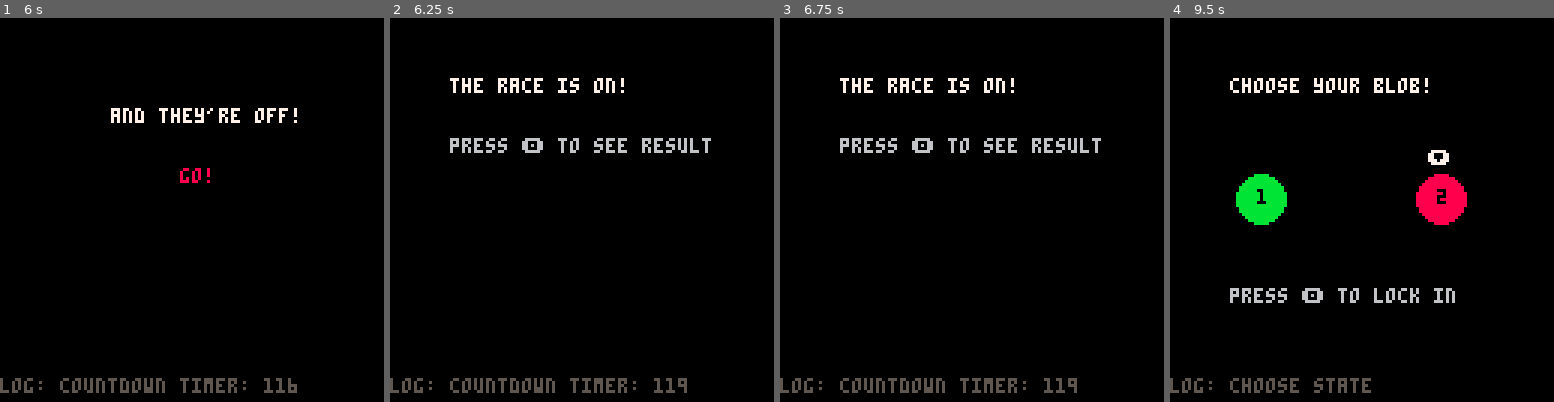
Above: before the commit, frames 1-4 (left to right).
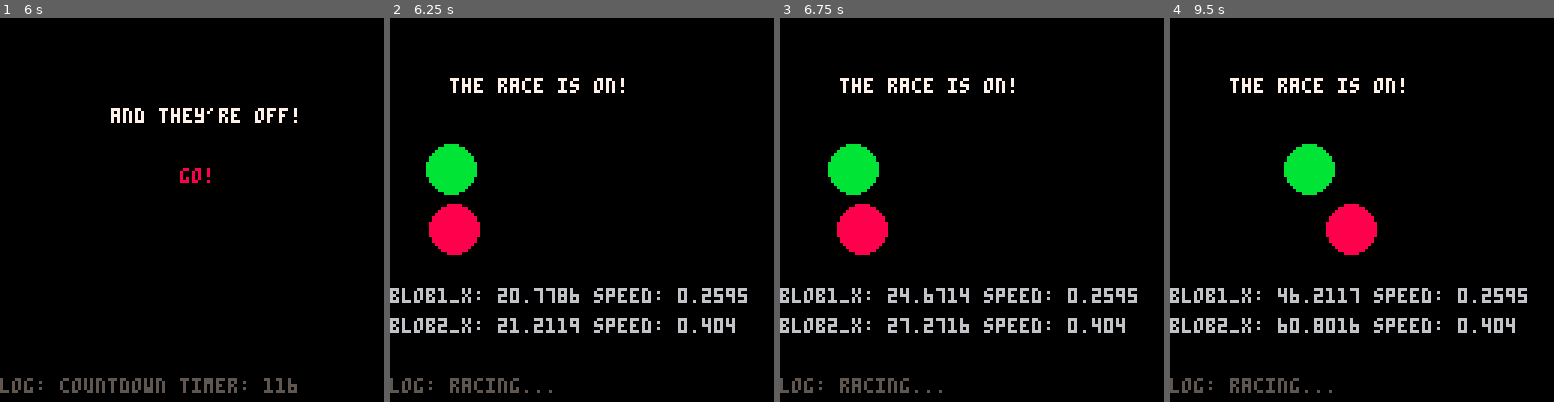
Above: after the commit, the same moments.

Repository: geopet/formula-blob
Game: PICO-8 cartridge blob_race.p8
Same seed, same stepped clock (60 frames per second), same inputs: the game is played once before the commit and once after it.
Inputs:
- Up to frame 1 (6 s): tap O (Z key) at 0.7, 1.7, 2.1, 2.5, 2.9, 3.3, 3.7, 4.1, 4.5, 4.9, 5.3, 5.7 s; hold Right 1.6-2.1 s; hold Right 2.47-3.03 s; hold Left 3.08-3.58 s; hold Right 4.02-4.68 s; hold Left 5.08-5.68 s
- Up to frame 2 (6.25 s): hold Right from 6.08 s (still down); tap O (Z key) at 6.1 s
- Up to frame 3 (6.75 s): tap O (Z key) at 6.5 s; release Right at 6.58 s; hold Right from 6.63 s (still down)
- Up to frame 4 (9.5 s): tap O (Z key) every 0.4 s from 6.9 to 9.3 s; release Right at 7.13 s; hold Right 7.5-8.07 s; hold Left 8.12-8.62 s; hold Right from 9.05 s (still down)

Frame 1 is identical in both runs. In frame 2, 7.4% of the frame differs, in the area x 0-93%, y 31-98%; in frame 3, 7.3%; in frame 4, 9.4%, in the area x 0-93%, y 15-98%.

Commit message:
Add race display
We have our blobs racing each other in an exciting showdown now!

Diff:
--- a/blob_race.p8
+++ b/blob_race.p8
@@ -16,7 +16,9 @@
 
 -- race variables
 blob1_x = nil
+blob1_y = nil
 blob2_x = nil
+blob2_y = nil
 blob1_speed = nil
 blob2_speed = nil
 race_winner = nil
@@ -61,8 +63,10 @@
         lock_timer += 1
         if (lock_timer > 119) then
             state = "racing"
-            blob1_x = 30
-            blob2_x = 90
+            blob1_x = 20
+            blob2_x = 20
+            blob1_y = 50
+            blob2_y = 70
             blob1_speed = 0.5 * rnd(1)
             blob2_speed = 0.5 * rnd(1)
 
@@ -154,7 +158,14 @@
         print_log_msg(log_msg)
     elseif (state == "racing") then
         print("the race is on!", 20, 20, 7)
-        print("press 🅾️ to see result", 20, 40, 6)
+
+        log_msg = "racing..."
+
+        circfill(blob1_x, blob1_y, 8, 11)
+        circfill(blob2_x, blob2_y, 8, 8)
+
+        print("blob1_x: " .. blob1_x .. " speed: " .. blob1_speed, 0, 90, 6)
+        print("blob2_x: " .. blob2_x .. " speed: " .. blob2_speed, 0, 100, 6)
 
         print_log_msg(log_msg)
     elseif (state == "result") then
